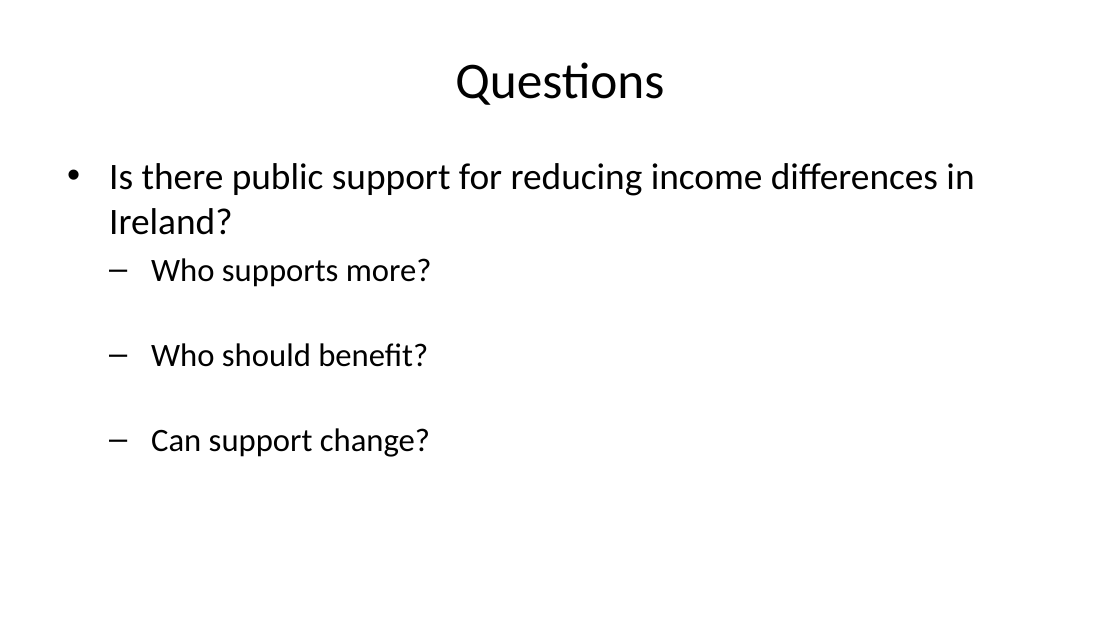
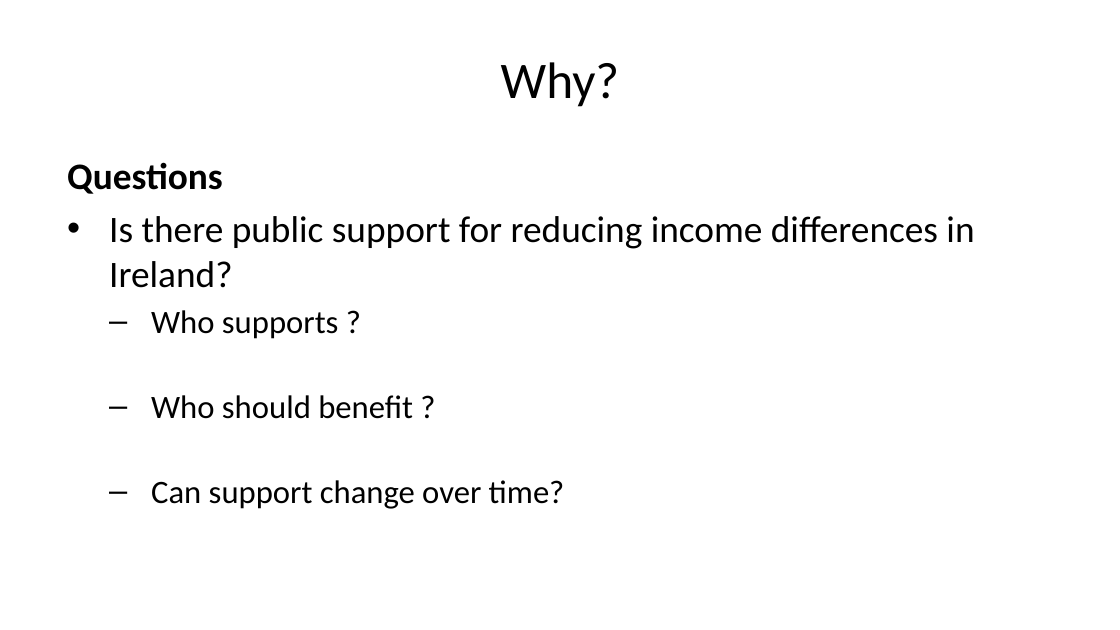
Before and after one commit to danielcapistrano/cfi_redistribution, a slide deck: slide 2 of docs/presentation.pptx (slide 3 before the commit). Drawn at 1120x630 pixels with LibreOffice and Linux fonts; fonts in the diff are those of the drawing. Boxes give left, top, right and bottom in pixels: in the first picture for what was removed or moved away, otherwise in the second. Text is boxed around its words. In the diff, an @@ line names an element or a change of style, - is before the commit and + after.

```diff
--- a/docs/presentation.pptx
+++ b/docs/presentation.pptx
@@ title at (x1=501, y1=62, x2=620, y2=107): text changed @@
-Questions
+Why?
@@ text at (x1=67, y1=162, x2=223, y2=194): paragraph added @@
+Questions
@@ text at (x1=151, y1=310, x2=565, y2=509): text changed @@
-  – Who supports more?
-  – Who should benefit?
-  – Can support change?
+  – Who supports ?
+  – Who should benefit ?
+  – Can support change over time?
```
Also in this commit, not shown: 13 other slides changed, 14 slides added, 11 slides removed, 41 other files.
